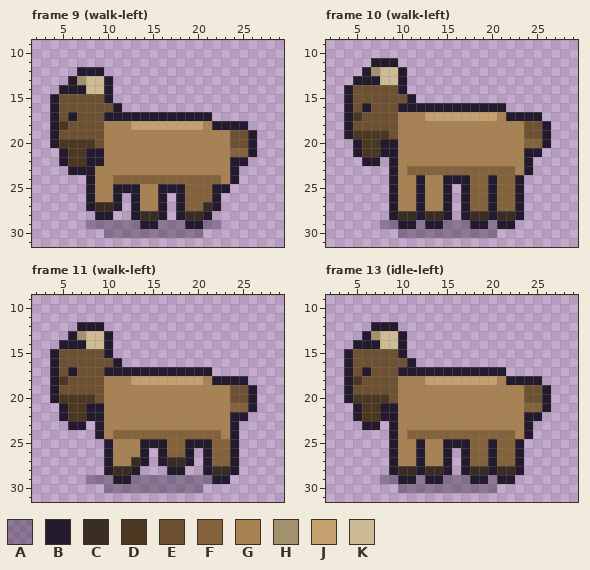
Pixel-art file -- assets/aseprite/actor_goat.aseprite. Above, as it was before the edit.
32x32 pixels, 32 frames. Shown: frame 9 (walk-left): x 2..29, y 9..31; frame 10 (walk-left): x 2..29, y 9..31; frame 11 (walk-left): x 2..29, y 9..31; frame 13 (idle-left): x 2..29, y 9..31. The commit also changed other frames, which this record leaves out.
Palette (. is transparent): A #241a2e5a  B #241a2e  C #392c22  D #4c3822  E #6d5132  F #83623c  G #a88252  H #a3906d  J #c4a06e  K #cdbb96
After:
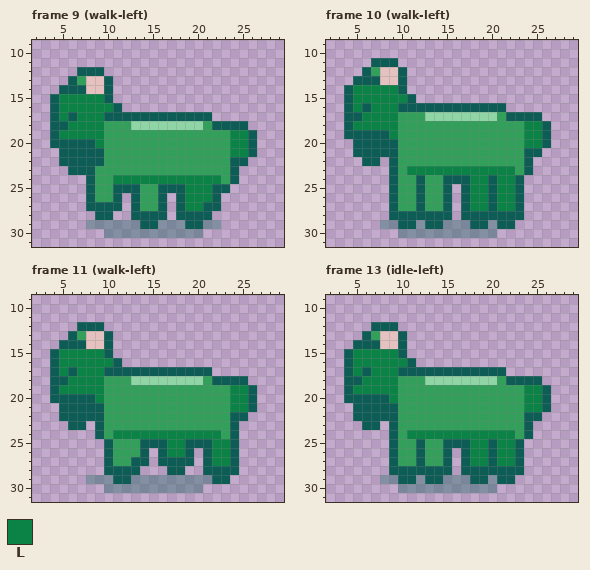
Colours new in this view: L #0c8346
Change:
colour A: #241a2e5a -> #0d5d565a
colour B: #241a2e -> #0d5d56
colour G: #a88252 -> #329f5b
colour J: #c4a06e -> #8fd5a6
colour K: #cdbb96 -> #e5c2c0
Changed rows in their new state; - is a pixel that keeps its letter.
Frame 9 (walk-left), layer "actor":
first column x 5:
13 --G------------------
15 LLLLL----------------
16 LLLLLL---------------
17 L-LLL----------------
18 BLLLL----------------
19 LLLLL--------------LL
20 BBBBL--------------LL
21 -BB----------------LL
22 -BB------------------
24 ------LLLLLLLLLLLL---
25 --------------LLL----
26 --------------LLL----
27 ----BB--------LLB----
28 ---------BB---BB-----
Frame 10 (walk-left), layer "actor":
first column x 5:
12 --G------------------
14 LLLLL----------------
15 LLLLLL---------------
16 L-LLL----------------
17 BLLLL----------------
18 LLLLL--------------LL
19 BBBBL--------------LL
20 -BB----------------LL
21 -BB------------------
23 ------LLLLLLLLLLLL---
24 -------------LL-LL---
25 -------------LL-LL---
26 -------------LL-LL---
27 -------------LL-LL---
28 -----BB-BB---BB-BB---
Frame 11 (walk-left), layer "actor":
first column x 5:
13 --G------------------
15 LLLLL----------------
16 LLLLLL---------------
17 L-LLL----------------
18 BLLLL----------------
19 LLLLL--------------LL
20 BBBBL--------------LL
21 -BB----------------LL
22 -BB------------------
24 ------LLLLLLLLLLLL---
25 ------------LL---LL--
26 ------------LL---LL--
27 --------B---BB---LL--
28 ------BB---------BB--
Frame 13 (idle-left), layer "actor":
first column x 5:
13 --G------------------
15 LLLLL----------------
16 LLLLLL---------------
17 L-LLL----------------
18 BLLLL----------------
19 LLLLL--------------LL
20 BBBBL--------------LL
21 -BB----------------LL
22 -BB------------------
24 ------LLLLLLLLLLLL---
25 -------------LL-LL---
26 -------------LL-LL---
27 -------------LL-LL---
28 -----BB-BB---BB-BB---
Boxes around the changes in both pictures, in picture pixels (x1, y1, x2, y2):
changed: (50, 67, 257, 238)
changed: (344, 58, 551, 238)
changed: (50, 322, 257, 493)
changed: (344, 322, 551, 493)
